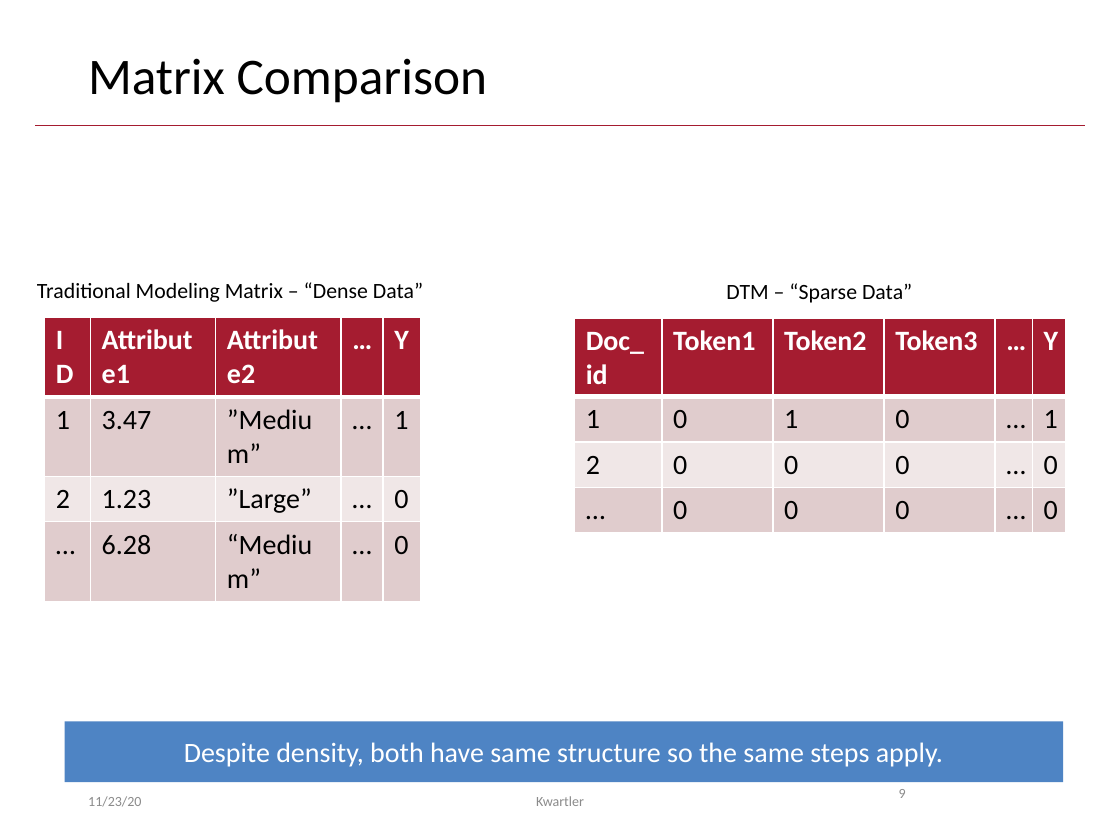
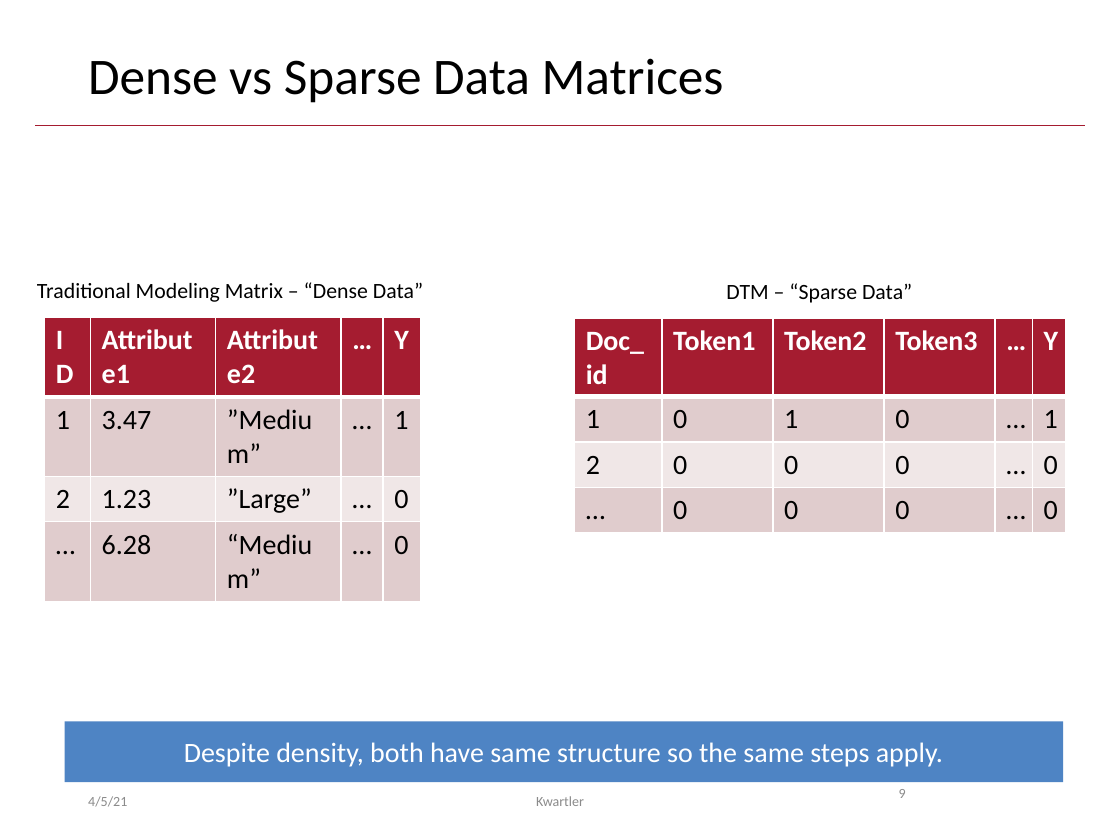
Before and after one commit to kwartler/Harvard_DataMining_Business_Student, a slide deck: slide 9 of Lessons/I_textMining_documentClassification/B_DTM_for_modeling.pptx. Drawn at 1120x840 pixels with LibreOffice and Linux fonts; fonts in the diff are those of the drawing. Boxes give left, top, right and bottom in pixels: in the first picture for what was removed or moved away, otherwise in the second. Text is boxed around its words. In the diff, an @@ line names an element or a change of style, - is before the commit and + after.

```diff
--- a/Lessons/I_textMining_documentClassification/B_DTM_for_modeling.pptx
+++ b/Lessons/I_textMining_documentClassification/B_DTM_for_modeling.pptx
@@ title at box(88, 58, 724, 103): text changed @@
-Matrix Comparison
+Dense vs Sparse Data Matrices
@@ text at box(88, 796, 127, 807): text changed @@
-11/23/20
+4/5/21
```
Also in this commit, not shown: 20 other slides changed, 6 slides added, 4 other files.
